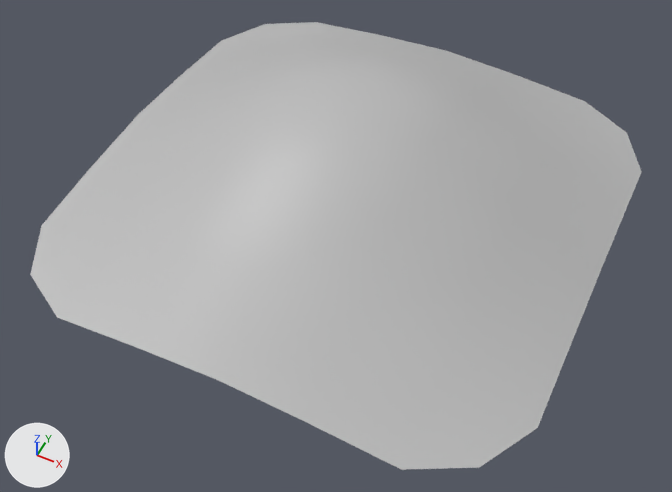
A saved change to the FBX model College_Project/Assets/Assets/Pre-Historic/PileOfAshes.fbx.
Both versions are drawn from a 50 mm lens placed at (1.12, -2.36, 2.64), pointed at (0.07, -0.27, 0.02). Lighting does not change. The marker at lower left points along +X, +Y and +Z. Where no turn or scale is listed for an object, it has been applied to the vertices.
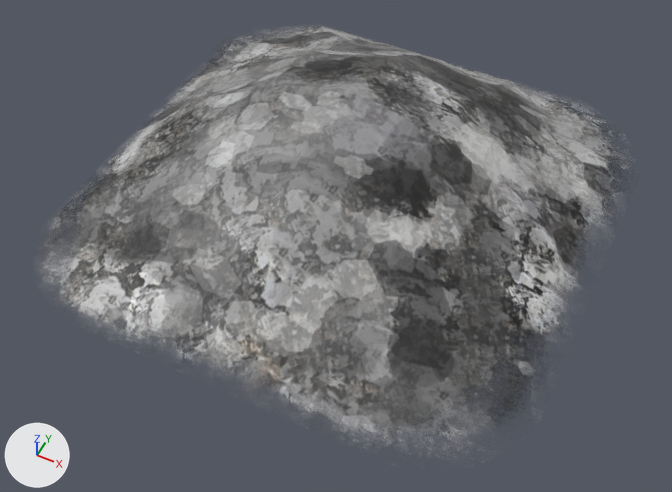
Pixel boxes [x1, y1, x2, y2] of what changed, in the pictures (672 x 492 px; the box of a moved part takes in the faces that stretch with it):
'pPlane1', recoloured, reshaped: before [30, 22, 642, 470]; after [42, 27, 625, 436]
part 1 of me_mesh, moved or reshaped: before [57, 240, 444, 469]; after [69, 240, 444, 435]
part 2 of me_mesh, moved or reshaped: before [283, 22, 585, 133]; after [283, 27, 579, 133]
part 3 of me_mesh, moved or reshaped: before [42, 41, 281, 240]; after [53, 42, 281, 240]
part 4 of me_mesh, moved or reshaped: before [444, 133, 641, 428]; after [444, 133, 623, 412]

The change, as a list of edits to the scene's bpy script:
```text
Add img_texture_pileofashes_png:
    img_texture_pileofashes_png = load_image('texture_pileofashes.png', '../../Models_Maya_Proyect/sourceimages/prehistoric/texture_pileofashes.png', 2048, 2048, 'sRGB')
Add mat_lambert2:
    mat_lambert2 = principled_material('lambert2')
    mat_lambert2.texture = img_texture_pileofashes_png  # with its transparency
Change me_mesh:
    where me_mesh.from_pydata(...)  # 49 vertices, 36 faces; spans x -1.0..1.0, y -1.0..1.0, z 0.0..0.54
    used by ob_pplane1; location = (0.0, 0.0, 0.0)
    remove me_mesh.materials.append(mat_lambert1)  # grey #bcbcbc
    me_mesh part 1
    me_mesh.vertices[6].co: (-0.33, -1.0, 0.04) -> (-0.33, -1.0, 0.0)  # pixel (133, 346) -> not seen
    me_mesh.vertices[8].co: (0.0, -1.0, 0.06) -> (0.0, -1.0, 0.0)  # pixel (216, 379) -> not seen
    me_mesh.vertices[10].co: (0.33, -1.0, 0.04) -> (0.33, -1.0, 0.0)  # pixel (306, 422) -> not seen
    me_mesh part 2
    me_mesh.vertices[7].co: (-0.33, 1.0, 0.04) -> (-0.33, 1.0, 0.0)  # pixel (379, 34) -> pixel (379, 41)
    me_mesh.vertices[9].co: (0.0, 1.0, 0.06) -> (0.0, 1.0, 0.0)  # pixel (445, 50) -> pixel (444, 60)
    me_mesh.vertices[11].co: (0.33, 1.0, 0.04) -> (0.33, 1.0, 0.0)  # pixel (514, 74) -> pixel (513, 80)
    me_mesh part 3
    me_mesh.vertices[21].co: (-1.0, -0.33, 0.04) -> (-1.0, -0.33, 0.0)  # pixel (91, 166) -> not seen
    me_mesh.vertices[28].co: (-1.0, 0.0, 0.06) -> (-1.0, 0.0, 0.0)  # pixel (138, 114) -> not seen
    me_mesh.vertices[35].co: (-1.0, 0.33, 0.04) -> (-1.0, 0.33, 0.0)  # pixel (181, 74) -> not seen
    me_mesh part 4
    me_mesh.vertices[27].co: (1.0, -0.33, 0.04) -> (1.0, -0.33, 0.0)  # pixel (570, 346) -> not seen
    me_mesh.vertices[34].co: (1.0, 0.0, 0.06) -> (1.0, 0.0, 0.0)  # pixel (598, 275) -> not seen
    me_mesh.vertices[41].co: (1.0, 0.33, 0.04) -> (1.0, 0.33, 0.0)  # pixel (621, 219) -> not seen
    add me_mesh.materials.append(mat_lambert2)  # picture img_texture_pileofashes_png
```
